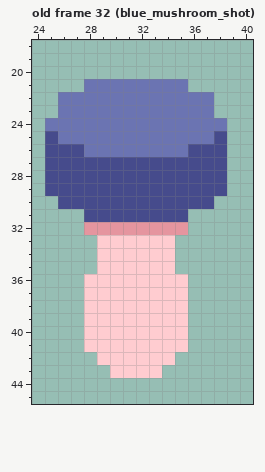
A pixel-art file gets an edit: public/assets/images/atlas.aseprite. That is the earlier state.
64x64 pixels, 44 frames. Shown: old frame 32 (blue_mushroom_shot): x 24..40, y 18..45. The commit also changed other frames, which this record leaves out.
After:
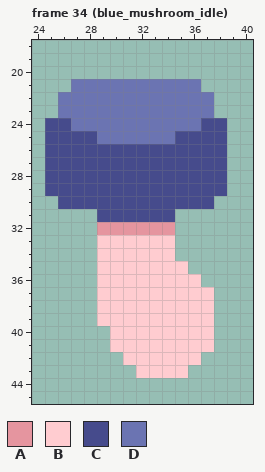
Palette (. is transparent): A #e5959f  B #ffccd0  C #464b8c  D #6b74b2
A new or re-ordered frame is compared with the old frame closest to it.
What changed:
{"change": "frames 44 -> 47"}
{"where": "frame 34 (blue_mushroom_idle) is new; against old frame 32 (blue_mushroom_shot), layer \"Layer 1\""}
{"frame":34,"y":21,"x":27,"old":".","new":"D"}
{"frame":34,"y":21,"x":36,"old":".","new":"D"}
{"frame":34,"y":24,"x":25,"old":"DD","new":"CC"}
{"frame":34,"y":24,"x":37,"old":"DD","new":"CC"}
{"frame":34,"y":25,"x":26,"old":"DDD","new":"CCC"}
{"frame":34,"y":25,"x":35,"old":"DDD","new":"CCC"}
{"frame":34,"y":26,"x":28,"old":"DDDDDDDD","new":"CCCCCCCC"}
{"frame":34,"y":31,"x":28,"old":"C","new":"."}
{"frame":34,"y":31,"x":35,"old":"C","new":"."}
{"frame":34,"y":32,"x":28,"old":"A","new":"."}
{"frame":34,"y":32,"x":35,"old":"A","new":"."}
{"frame":34,"y":35,"x":35,"old":".","new":"B"}
{"frame":34,"y":36,"x":28,"old":"B","new":"."}
{"frame":34,"y":36,"x":36,"old":".","new":"B"}
{"frame":34,"y":37,"x":28,"old":"B","new":"."}
{"frame":34,"y":37,"x":36,"old":"..","new":"BB"}
{"frame":34,"y":38,"x":28,"old":"B","new":"."}
{"frame":34,"y":38,"x":36,"old":"..","new":"BB"}
{"frame":34,"y":39,"x":28,"old":"B","new":"."}
{"frame":34,"y":39,"x":36,"old":"..","new":"BB"}
{"frame":34,"y":40,"x":28,"old":"BB","new":".."}
{"frame":34,"y":40,"x":36,"old":"..","new":"BB"}
{"frame":34,"y":41,"x":28,"old":"BB","new":".."}
{"frame":34,"y":41,"x":36,"old":"..","new":"BB"}
{"frame":34,"y":42,"x":29,"old":"BB","new":".."}
{"frame":34,"y":42,"x":35,"old":"..","new":"BB"}
{"frame":34,"y":43,"x":30,"old":"BB","new":".."}
{"frame":34,"y":43,"x":34,"old":"..","new":"BB"}
{"label":"changed","picture_box":[45,79,227,157]}
{"label":"changed","picture_box":[84,209,214,378]}
